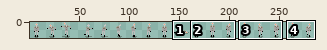
Two versions of one sprite sheet, Assets/Sprites/Characters/Character_02_Spritesheet.png. Above, an overview of the earlier version with the close-up marked.
Close-up. The starting point:
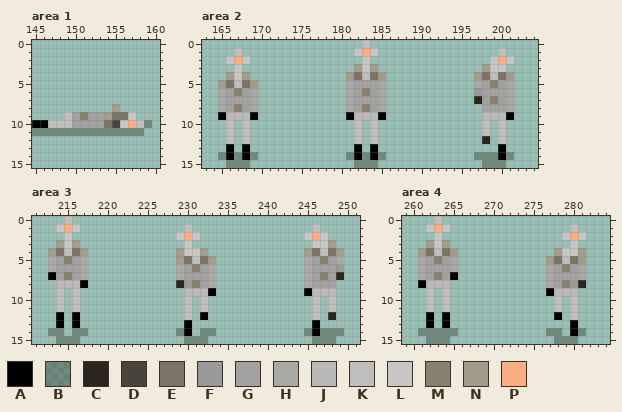
The file is 288x16 pixels. Colours within 5 levels of each other are drawn and written as one. Shown: area 1: x 145..160, y 0..15; area 2: x 163..204, y 0..15; area 3: x 211..251, y 0..15; area 4: x 259..284, y 0..15. The wide view leaves out empty margins. The commit also changed other parts of the picture, which this record leaves out.
Palette (. is transparent): A #000000  B #28251d59  C #2a261e  D #48443b  E #7b7466  F #999999  G #a2a1a0  H #aaa8a5  J #bab9b8  K #c0bebc  L #c7c6c4  M #898170  N #a39b8b  P #f9ad81
Now the later version:
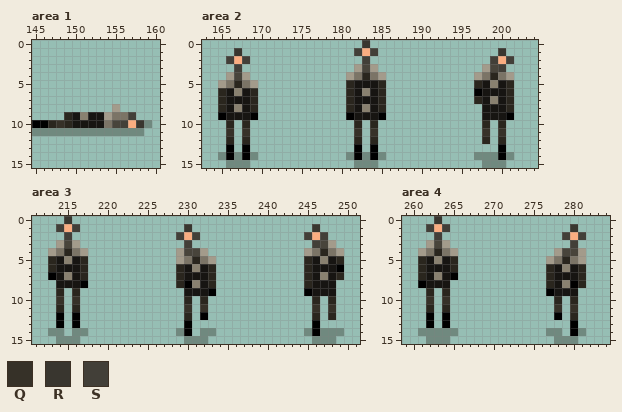
Colours new in this view: Q #363128  R #39362f  S #423f38
The exact change:
colour G: #a2a1a0 -> #171512
Area 1:
y 9: x 149 K -> C; x 157 L -> S
y 10: x 147..149 KKK -> CQC; x 156 L -> S; x 158 K -> R
Area 2:
y 0: x 183 K -> R
y 1: x 167 K -> R; x 182 L -> S; x 184 L -> S; x 200 K -> R
y 2: x 166 L -> S; x 168 L -> S; x 183 L -> S; x 199 L -> S; x 201 L -> S
y 3: x 167 L -> S; x 183 L -> D; x 199..200 LL -> DS
y 4: x 167 L -> D; x 183 K -> C; x 199 K -> C
y 5: x 167 K -> C; x 181 H -> C; x 185 H -> C; x 197 H -> C; x 201 H -> C
y 6: x 165 H -> C; x 169 H -> C; x 181 H -> C; x 185 H -> C; x 197 F -> A; x 201 H -> C
y 7..8: x 165 H -> C; x 169 H -> C; x 181 H -> C; x 185 H -> C; x 201 H -> C
y 9: x 166..168 JJJ -> GGG; x 182..184 JJJ -> GGG; x 198..200 JJJ -> GGG
y 10: x 166 K -> C; x 168 K -> C; x 182 K -> C; x 184 K -> C; x 198 K -> C; x 200 K -> C
y 11: x 166 K -> Q; x 168 K -> Q; x 182 K -> Q; x 184 K -> Q; x 198 K -> Q; x 200 K -> Q
y 12: x 166 K -> C; x 168 K -> C; x 182 K -> C; x 184 K -> C; x 200 K -> C
Area 3:
y 0: x 215 K -> R
y 1: x 214 L -> S; x 216 L -> S; x 230 K -> R; x 246 K -> R
y 2: x 215 L -> S; x 229 L -> S; x 231 L -> S; x 245 L -> S; x 247 L -> S
y 3: x 215 L -> D; x 230 L -> S; x 246..247 LL -> SD
y 4: x 215 K -> C; x 230..231 LL -> DD; x 247 K -> C
y 5: x 213 H -> C; x 217 H -> C; x 231 K -> C; x 245 H -> C; x 249 H -> C
y 6: x 213 H -> C; x 217 H -> C; x 229 H -> C; x 233 H -> C; x 245 H -> C; x 249 F -> A
y 7: x 217 H -> C; x 229 H -> C; x 233 H -> C; x 245 H -> C
y 8: x 214..216 JJJ -> GGG; x 230 F -> A; x 233 H -> C; x 245 H -> C
y 9: x 214 K -> C; x 216 K -> C; x 230..232 JJJ -> GGG; x 246..248 JJJ -> GGG
y 10: x 214 K -> Q; x 216 K -> Q; x 230 K -> C; x 232 K -> C; x 246 K -> C; x 248 K -> C
y 11: x 214 K -> C; x 216 K -> C; x 230 K -> Q; x 232 K -> Q; x 246 K -> Q; x 248 K -> Q
y 12: x 230 K -> C; x 246 K -> C
Area 4:
y 0: x 263 K -> R
y 1: x 262 L -> S; x 264 L -> S; x 280 K -> R
y 2: x 263 L -> S; x 279 L -> S; x 281 L -> S
y 3: x 263 L -> D; x 280 L -> S
y 4: x 263 K -> C; x 279..280 LL -> DD
y 5: x 261 H -> C; x 265 H -> C; x 279 K -> C
y 6: x 261 H -> C; x 265 H -> C; x 277 H -> C; x 281 H -> C
y 7: x 261 H -> C; x 277 H -> C; x 281 H -> C
y 8: x 262..264 JJJ -> GGG; x 277 H -> C; x 280 F -> A
y 9: x 262 K -> C; x 264 K -> C; x 278..280 JJJ -> GGG
y 10: x 262 K -> Q; x 264 K -> Q; x 278 K -> C; x 280 K -> C
y 11: x 262 K -> C; x 264 K -> C; x 278 K -> Q; x 280 K -> Q
y 12: x 280 K -> C
